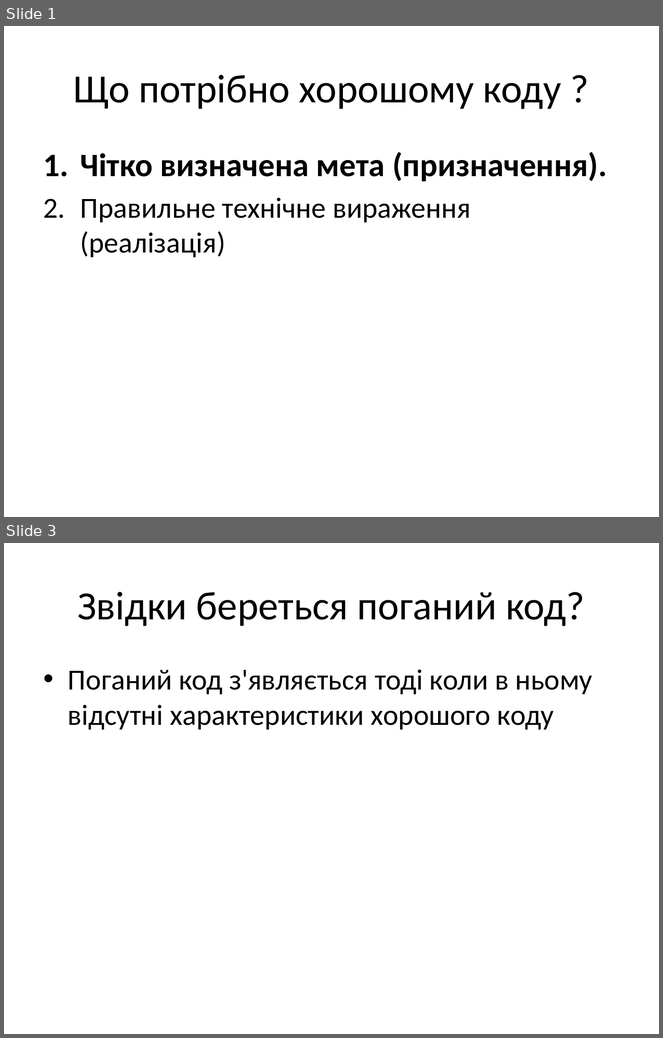
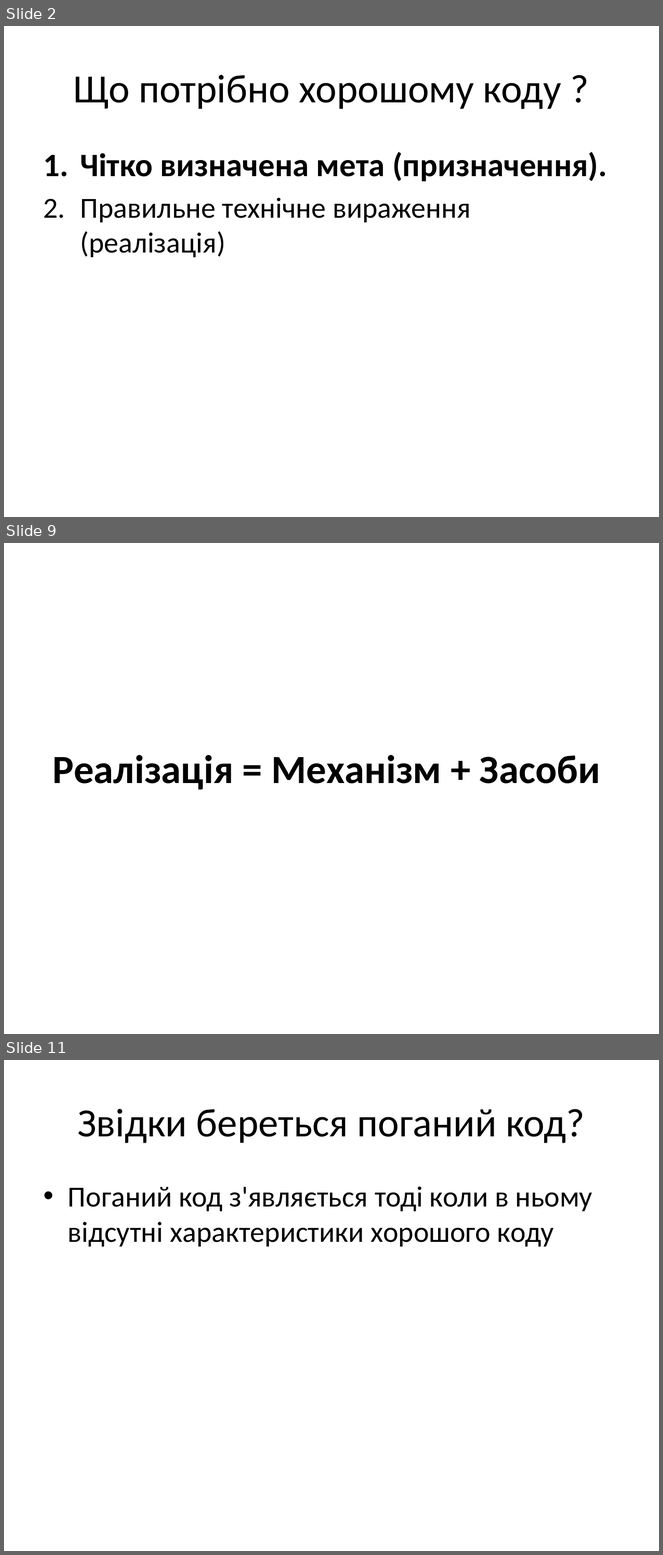
Before and after one commit to siryc/TORT, a slide deck: yazlovytskyy/1. Coding Practices/coding practices.pptx. Shown one above the other, each under a label of ours: slides 1 and 3 before the commit, slides 2, 9 and 11 after it; the slides between them are not shown. The pictures are 663x1038 and 663x1555 pixels, drawn with LibreOffice and Linux fonts; fonts in the diff are those of the drawing. Boxes give left, top, right and bottom in pixels: in the first picture for what was removed or moved away, otherwise in the second. Text is boxed around its words. In the diff, an @@ line names an element or a change of style, - is before the commit and + after.

```diff
--- a/yazlovytskyy/1. Coding Practices/coding practices.pptx
+++ b/yazlovytskyy/1. Coding Practices/coding practices.pptx
@@ slide 9 added at box(4, 543, 659, 1034), background #FFFFFF @@
@@ title added at box(53, 755, 600, 790), 44 pt, text #000000, bold @@
+Реалізація = Механізм + Засоби
@@ what was slide 1 is now slide 2 @@
@@ what was slide 3 is now slide 11 @@
```
Also in this commit, not shown: 2 slides changed, 7 other slides added, 2 other files.
